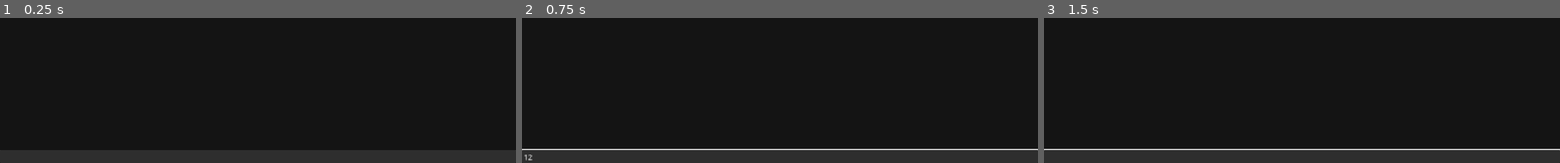
Above: before the commit, frames 1-3 (left to right).
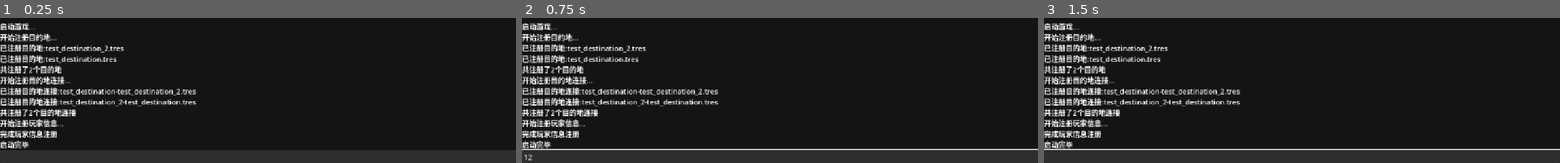
Above: after the commit, the same moments.

Repository: Pycnocline/old-school-legends
Game: Godot game, scene res://scenes/main_interface.tscn
Two runs of this game, one before a commit and one after it. Both use one fixed random seed, a clock stepped at 60 frames per second and the inputs below.
Inputs (mouse positions are in pixels of both pictures, inside the frame that each line leads up to):
- Up to frame 1 (0.25 s): no input
- Up to frame 2 (0.75 s): click (780, 157) at 0.52 s; type "12" at 0.6 s
- Up to frame 3 (1.5 s): tap Enter at 1.25 s

The runs differ from the first frame. In frame 1, 6.8% of the frame differs, in the area x 0-38%, y 3-91%; in frame 2, 6.8%; in frame 3, 6.8%.

Commit message:
实现了基础的地点移动

Diff:
--- a/project.godot
+++ b/project.godot
@@ -19,6 +19,9 @@
 
 SignalBus="*res://scrpits/core/signal_bus.gd"
 Option="*res://scrpits/core/option.gd"
+Gamedb="*res://scrpits/core/gamedb.gd"
+GameManager="*res://scrpits/core/game_manager.gd"
+CommandHandler="*res://scrpits/core/command_handler.gd"
 
 [display]
 
--- /dev/null
+++ b/resources/destination/test_destination.tres
@@ -0,0 +1,10 @@
+[gd_resource type="Resource" script_class="Destination" load_steps=2 format=3 uid="uid://crl0suxrvv2s6"]
+
+[ext_resource type="Script" uid="uid://b6v4gmp70jwvb" path="res://scrpits/resource/destination.gd" id="1_38pnm"]
+
+[resource]
+script = ExtResource("1_38pnm")
+id = "test_destination"
+name = "测试目的地"
+description = "这是测试用的目的地1号"
+metadata/_custom_type_script = "uid://b6v4gmp70jwvb"
--- a/resources/destination/test_destination/des_test_destination.tres
+++ /dev/null
@@ -1,13 +0,0 @@
-[gd_resource type="Resource" script_class="Destination" load_steps=4 format=3 uid="uid://bbgjexdjk1dw7"]
-
-[ext_resource type="Script" uid="uid://bxfmkmeop1gtj" path="res://scrpits/resource/exit_data.gd" id="1_p8fm6"]
-[ext_resource type="Script" uid="uid://b6v4gmp70jwvb" path="res://scrpits/resource/destination.gd" id="2_2pll2"]
-[ext_resource type="Resource" uid="uid://bahlf44730tfx" path="res://resources/destination/test_destination/exi_test_destination.tres" id="2_mpkge"]
-
-[resource]
-script = ExtResource("2_2pll2")
-id = "test_destination"
-name = "测试目的地"
-description = "这是一个仅用来测试的目的地"
-exits = Array[ExtResource("1_p8fm6")]([ExtResource("2_mpkge")])
-metadata/_custom_type_script = "uid://b6v4gmp70jwvb"
--- a/resources/destination/test_destination/exi_test_destination.tres
+++ /dev/null
@@ -1,10 +0,0 @@
-[gd_resource type="Resource" script_class="ExitData" load_steps=2 format=3 uid="uid://bahlf44730tfx"]
-
-[ext_resource type="Script" uid="uid://bxfmkmeop1gtj" path="res://scrpits/resource/exit_data.gd" id="1_mym74"]
-
-[resource]
-script = ExtResource("1_mym74")
-exit_name = "前往二号测试目的地"
-destination_id = "test_destination_2"
-travel_time = 5
-metadata/_custom_type_script = "uid://bxfmkmeop1gtj"
--- /dev/null
+++ b/resources/destination/test_destination_2.tres
@@ -0,0 +1,10 @@
+[gd_resource type="Resource" script_class="Destination" load_steps=2 format=3 uid="uid://i8smpor1pmua"]
+
+[ext_resource type="Script" uid="uid://b6v4gmp70jwvb" path="res://scrpits/resource/destination.gd" id="1_5d0vu"]
+
+[resource]
+script = ExtResource("1_5d0vu")
+id = "test_destination_2"
+name = "测试目的地2"
+description = "这是一个用来测试的目的地，代号为2"
+metadata/_custom_type_script = "uid://b6v4gmp70jwvb"
--- a/resources/destination/test_destination_2/des_test_destination.tres
+++ /dev/null
@@ -1,13 +0,0 @@
-[gd_resource type="Resource" script_class="Destination" load_steps=4 format=3 uid="uid://ckitilk74xjf6"]
-
-[ext_resource type="Script" uid="uid://bxfmkmeop1gtj" path="res://scrpits/resource/exit_data.gd" id="1_4hx4k"]
-[ext_resource type="Resource" uid="uid://dfkbbdm4m3jam" path="res://resources/destination/test_destination_2/exi_test_destination.tres" id="2_x1ate"]
-[ext_resource type="Script" uid="uid://b6v4gmp70jwvb" path="res://scrpits/resource/destination.gd" id="3_b8nx2"]
-
-[resource]
-script = ExtResource("3_b8nx2")
-id = "test_destination_2"
-name = "测试目的地2"
-description = "这是一个仅用来测试的目的地，编号为2"
-exits = Array[ExtResource("1_4hx4k")]([ExtResource("2_x1ate")])
-metadata/_custom_type_script = "uid://b6v4gmp70jwvb"
--- a/resources/destination/test_destination_2/exi_test_destination.tres
+++ /dev/null
@@ -1,10 +0,0 @@
-[gd_resource type="Resource" script_class="ExitData" load_steps=2 format=3 uid="uid://dfkbbdm4m3jam"]
-
-[ext_resource type="Script" uid="uid://bxfmkmeop1gtj" path="res://scrpits/resource/exit_data.gd" id="1_vq33u"]
-
-[resource]
-script = ExtResource("1_vq33u")
-exit_name = "前往一号测试目的地"
-destination_id = "test_destination"
-travel_time = 5
-metadata/_custom_type_script = "uid://bxfmkmeop1gtj"
--- /dev/null
+++ b/resources/destination_connect/test_destination-test_destination_2.tres
@@ -0,0 +1,12 @@
+[gd_resource type="Resource" script_class="DestinationConnect" load_steps=4 format=3 uid="uid://b7gcdam06ww5"]
+
+[ext_resource type="Resource" uid="uid://crl0suxrvv2s6" path="res://resources/destination/test_destination.tres" id="1_ehjih"]
+[ext_resource type="Script" uid="uid://bmq5bh8xktlai" path="res://scrpits/resource/destination_connect.gd" id="1_rpcit"]
+[ext_resource type="Resource" uid="uid://i8smpor1pmua" path="res://resources/destination/test_destination_2.tres" id="2_ys7sd"]
+
+[resource]
+script = ExtResource("1_rpcit")
+connect_from = ExtResource("1_ehjih")
+connect_to = ExtResource("2_ys7sd")
+travel_time = 5
+metadata/_custom_type_script = "uid://bmq5bh8xktlai"
--- /dev/null
+++ b/resources/destination_connect/test_destination_2-test_destination.tres
@@ -0,0 +1,12 @@
+[gd_resource type="Resource" script_class="DestinationConnect" load_steps=4 format=3 uid="uid://dlwkhy8qav2sx"]
+
+[ext_resource type="Resource" uid="uid://i8smpor1pmua" path="res://resources/destination/test_destination_2.tres" id="1_4f84s"]
+[ext_resource type="Script" uid="uid://bmq5bh8xktlai" path="res://scrpits/resource/destination_connect.gd" id="1_tm5jk"]
+[ext_resource type="Resource" uid="uid://crl0suxrvv2s6" path="res://resources/destination/test_destination.tres" id="2_4huoh"]
+
+[resource]
+script = ExtResource("1_tm5jk")
+connect_from = ExtResource("1_4f84s")
+connect_to = ExtResource("2_4huoh")
+travel_time = 5
+metadata/_custom_type_script = "uid://bmq5bh8xktlai"
--- /dev/null
+++ b/resources/player/player_state.tres
@@ -0,0 +1,9 @@
+[gd_resource type="Resource" script_class="PlayerState" load_steps=2 format=3 uid="uid://dtgytf2j15mc5"]
+
+[ext_resource type="Script" uid="uid://lui584epbym2" path="res://scrpits/resource/player_state.gd" id="1_lhbj4"]
+
+[resource]
+script = ExtResource("1_lhbj4")
+name = "Player"
+position_id = "test_destination"
+metadata/_custom_type_script = "uid://lui584epbym2"
--- a/scenes/main_interface.tscn
+++ b/scenes/main_interface.tscn
@@ -20,11 +20,10 @@
 layout_mode = 0
 offset_right = 1152.0
 offset_bottom = 619.0
+focus_mode = 0
 theme_override_styles/normal = SubResource("StyleBoxFlat_hlda6")
 bbcode_enabled = true
-fit_content = true
 scroll_following = true
-scroll_following_visible_characters = true
 vertical_alignment = 2
 
 [node name="InputLine_LineEdit" type="LineEdit" parent="."]
@@ -32,6 +31,7 @@
 offset_top = 619.0
 offset_right = 1152.0
 offset_bottom = 650.0
+keep_editing_on_text_submit = true
 
 [node name="Manager" type="Node" parent="."]
 
--- /dev/null
+++ b/scrpits/core/command_handler.gd
@@ -0,0 +1,8 @@
+extends Node
+
+func handle_command(command:String) -> void:
+	match command:
+		"/info":
+			GameManager.output_state()
+		"/move":
+			GameManager.look_to_move()
--- /dev/null
+++ b/scrpits/core/game_manager.gd
@@ -0,0 +1,35 @@
+extends Node
+
+enum gamestate { roaming, pausing }
+
+func output_state() -> void:
+	SignalBus.message_output.emit("----------当前状态信息----------")
+	SignalBus.message_output.emit("玩家名称：" + Gamedb.player_state.name)
+	SignalBus.message_output.emit("所在位置:" + _get_destination_by_id(Gamedb.player_state.position_id).name)
+	SignalBus.message_output.emit("地点描述:" + _get_destination_by_id(Gamedb.player_state.position_id).description)
+	SignalBus.message_output.emit("------------------------------")
+
+func _get_destination_by_id(id:String) -> Destination:
+	for destination in Gamedb.all_destinations:
+		if id == destination.id:
+			return destination
+	return
+
+func look_to_move() -> void:
+	SignalBus.message_output.emit("尝试移动...")
+	SignalBus.message_output.emit("----------可选移动地址----------")
+	var possible_destinations = _get_posible_destinations(Gamedb.player_state.position_id)
+	for possible_destination in possible_destinations:
+		SignalBus.message_output.emit("移动到：[url=" + possible_destination.connect_to.id + "]" + possible_destination.connect_to.name + "[/url]")
+
+func _get_posible_destinations(id:String) -> Array[DestinationConnect]:
+	var possible_destinations: Array[DestinationConnect]
+	for des_connect in Gamedb.all_destination_connect:
+		if des_connect.connect_from.id == id:
+			possible_destinations.append(des_connect)
+	return possible_destinations
+
+func move_to(id:String) -> void:
+	SignalBus.message_output.emit("开始移动...")
+	Gamedb.player_state.position_id = id
+	SignalBus.message_output.emit("移动完成")
--- /dev/null
+++ b/scrpits/core/gamedb.gd
@@ -0,0 +1,45 @@
+extends Node
+
+var all_destinations: Array[Destination]
+var all_destination_connect: Array[DestinationConnect]
+var player_state:PlayerState
+
+var destination_path:String = "res://resources/destination/"
+var destination_connect_path:String = "res://resources/destination_connect/"
+
+func load_all_destinations() -> void:
+	SignalBus.message_output.emit("开始注册目的地...")
+	var dir = DirAccess.open(destination_path)
+	if dir:
+		dir.list_dir_begin()
+		var file_name = dir.get_next()
+		while file_name != "":
+			if file_name.ends_with(".tres"):
+				var clean_path = destination_path.path_join(file_name)
+				var res = load(clean_path)
+				if res is Destination:
+					all_destinations.append(res)
+					SignalBus.message_output.emit("已注册目的地:" + file_name)
+			file_name = dir.get_next()
+	SignalBus.message_output.emit("共注册了" + str(all_destinations.size()) + "个目的地")
+
+func load_all_destination_connect() -> void:
+	SignalBus.message_output.emit("开始注册目的地连接...")
+	var dir = DirAccess.open(destination_connect_path)
+	if dir:
+		dir.list_dir_begin()
+		var file_name = dir.get_next()
+		while file_name != "":
+			if file_name.ends_with(".tres"):
+				var clean_path = destination_connect_path.path_join(file_name)
+				var res = load(clean_path)
+				if res is DestinationConnect:
+					all_destination_connect.append(res)
+					SignalBus.message_output.emit("已注册目的地连接:" + file_name)
+			file_name = dir.get_next()
+	SignalBus.message_output.emit("共注册了" + str(all_destination_connect.size()) + "个目的地连接")
+
+func load_player_state() -> void:
+	SignalBus.message_output.emit("开始注册玩家信息...")
+	player_state = load("res://resources/player/player_state.tres")
+	SignalBus.message_output.emit("完成玩家信息注册")
--- a/scrpits/core/worlddb.gd
+++ /dev/null
@@ -1,9 +0,0 @@
-extends Node
-
-var destinations:Dictionary
-func _ready() -> void:
-	pass
-
-
-func _process(delta: float) -> void:
-	pass
--- a/scrpits/interface/input_manager.gd
+++ b/scrpits/interface/input_manager.gd
@@ -1,9 +1,11 @@
 extends Node
 
 @onready var input_line_line_edit: LineEdit = $"../../InputLine_LineEdit"
+@onready var main_output_rich_text_label: RichTextLabel = $"../../MainOutput_RichTextLabel"
 
 func _ready() -> void:
 	initialize_input_line()
+	main_output_rich_text_label.meta_clicked.connect(_on_text_clicked)
 
 func _process(delta: float) -> void:
 	pass
@@ -13,7 +15,12 @@
 
 # 响应用户输入并发送信号
 func _on_input_line_line_edit_text_submitted(new_text: String) -> void:
-	var input_text = new_text
 	input_line_line_edit.text = ""
-	SignalBus.input_confirmed.emit(input_text)
-	print("收到用户输入：" + input_text)
+	if new_text.begins_with("/"):
+		CommandHandler.handle_command(new_text)
+	else:
+		SignalBus.input_confirmed.emit(new_text)
+	print("收到用户输入：" + new_text)
+
+func _on_text_clicked(meta) -> void:
+	GameManager.move_to(meta)
--- a/scrpits/interface/main_interface.gd
+++ b/scrpits/interface/main_interface.gd
@@ -4,4 +4,8 @@
 @onready var input_line_line_edit: LineEdit = $InputLine_LineEdit
 
 func _ready() -> void:
-	pass
+	SignalBus.message_output.emit("启动游戏...")
+	Gamedb.load_all_destinations()
+	Gamedb.load_all_destination_connect()
+	Gamedb.load_player_state()
+	SignalBus.message_output.emit("启动完毕")
--- a/scrpits/resource/destination.gd
+++ b/scrpits/resource/destination.gd
@@ -5,6 +5,3 @@
 @export var id: String
 @export var name: String
 @export_multiline var description: String
-
-@export_group("连接关系")
-@export var exits: Array[ExitData]
--- /dev/null
+++ b/scrpits/resource/destination_connect.gd
@@ -0,0 +1,7 @@
+class_name DestinationConnect
+extends Resource
+
+@export_group("目的地连接信息")
+@export var connect_from: Destination
+@export var connect_to: Destination
+@export var travel_time: int
--- a/scrpits/resource/exit_data.gd
+++ /dev/null
@@ -1,6 +0,0 @@
-class_name ExitData
-extends Resource
-
-@export var exit_name: String
-@export var destination_id: String
-@export var travel_time: int = 0
--- /dev/null
+++ b/scrpits/resource/player_state.gd
@@ -0,0 +1,6 @@
+class_name PlayerState
+extends Resource
+
+@export_group("玩家信息")
+@export var name: String
+@export var position_id: String
Not shown, added: scrpits/core/command_handler.gd.uid
Not shown, added: scrpits/core/game_manager.gd.uid
Not shown, added: scrpits/core/gamedb.gd.uid
Not shown, removed: scrpits/core/worlddb.gd.uid
Not shown, added: scrpits/resource/destination_connect.gd.uid
Not shown, removed: scrpits/resource/exit_data.gd.uid
Not shown, added: scrpits/resource/player_state.gd.uid
